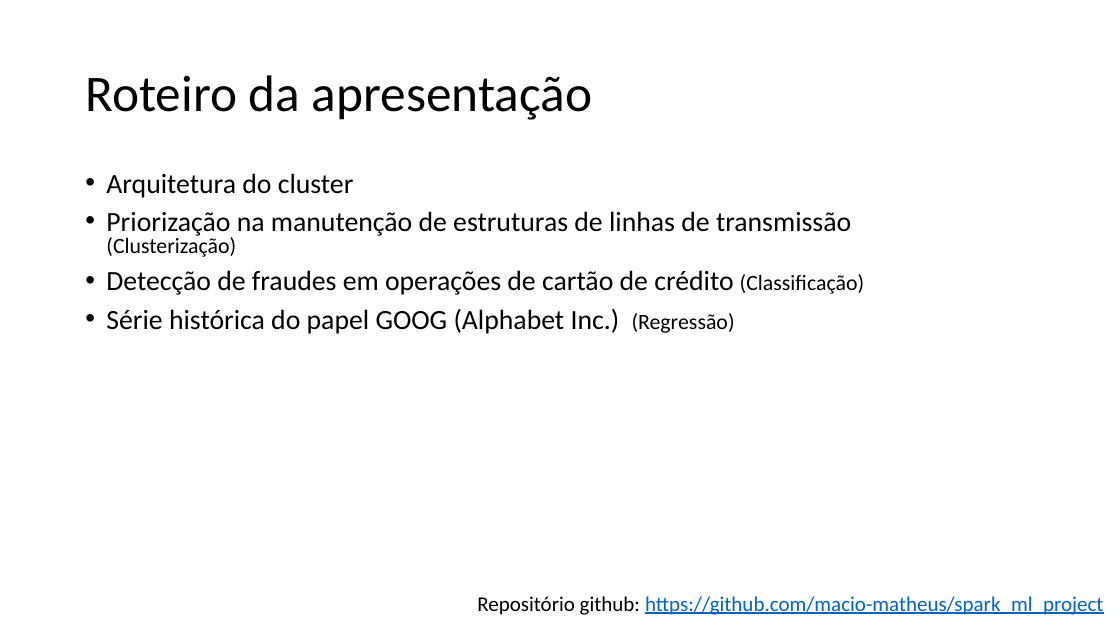
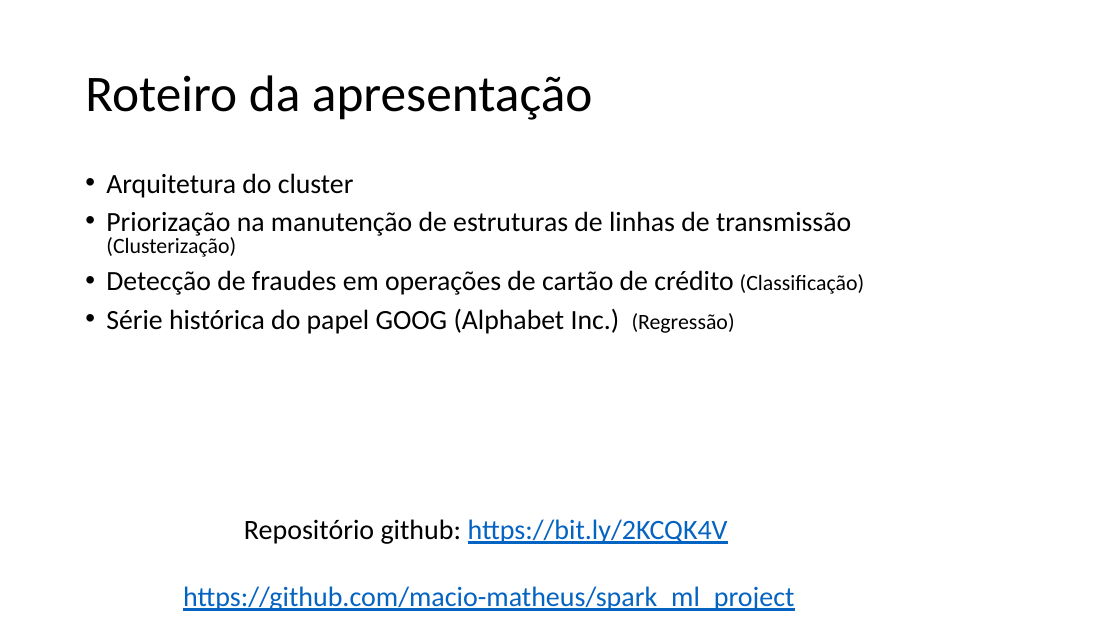
Before and after one commit to macio-matheus/spark-ml-project, a slide deck: slide 2 of apresentacao.pptx. Drawn at 1120x630 pixels with LibreOffice and Linux fonts; fonts in the diff are those of the drawing. Boxes give left, top, right and bottom in pixels: in the first picture for what was removed or moved away, otherwise in the second. Text is boxed around its words. In the diff, an @@ line names an element or a change of style, - is before the commit and + after.

Commit message:
Ajuste na url do repositorio

```diff
--- a/apresentacao.pptx
+++ b/apresentacao.pptx
@@ text at box(183, 519, 794, 611): text changed; size 18 to 24 pt @@
-Repositório github: https://github.com/macio-matheus/spark_ml_project
+Repositório github: https://bit.ly/2KCQK4V
+https://github.com/macio-matheus/spark_ml_project
```
